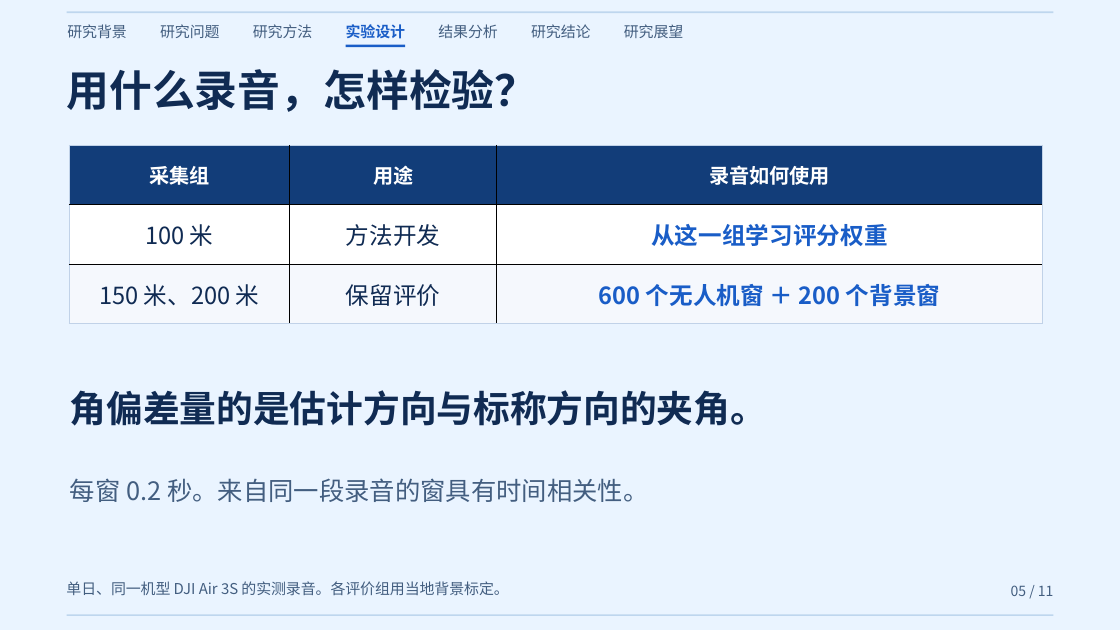
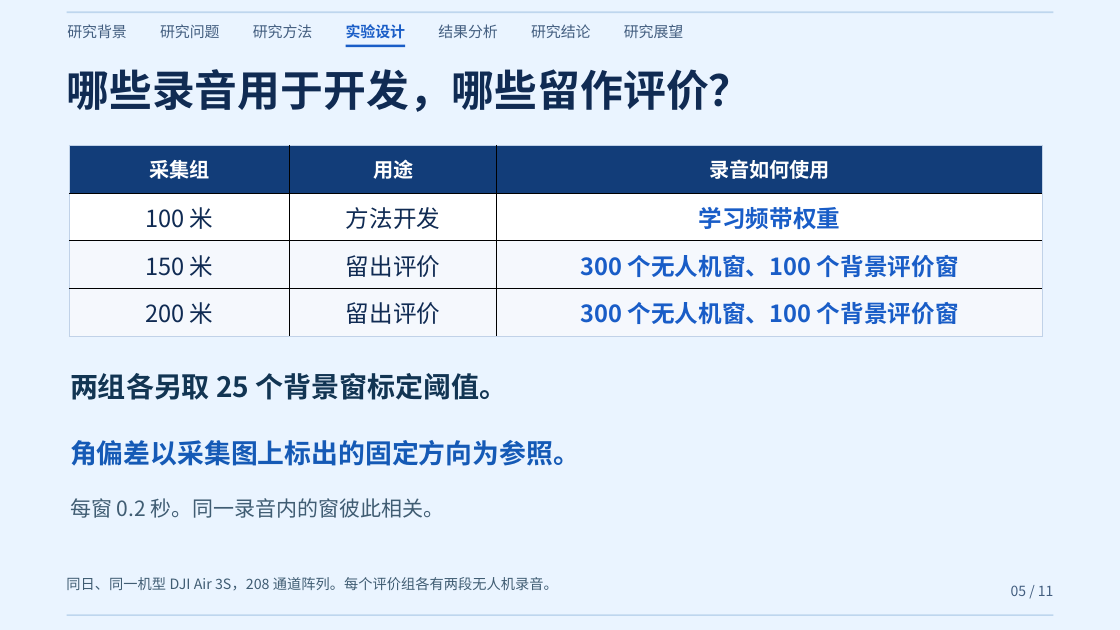
Before and after one commit to coffeeeeffoc/uav-acoustic-detection-localization, a slide deck: slide 5 of paper/公开演讲/01 精简版.pptx. Drawn at 1120x630 pixels with LibreOffice and Linux fonts; fonts in the diff are those of the drawing. Boxes give left, top, right and bottom in pixels: in the first picture for what was removed or moved away, otherwise in the second. Text is boxed around its words. In the diff, an @@ line names an element or a change of style, - is before the commit and + after.

Commit message:
完善公开演讲动画，新增突出方法贡献与基线对比的研究汇报版

```diff
--- a/paper/公开演讲/01 精简版.pptx
+++ b/paper/公开演讲/01 精简版.pptx
@@ text at (67,69,752,112): text changed @@
-用什么录音，怎样检验？
+哪些录音用于开发，哪些留作评价？
@@ table at (69,145,1042,337) @@
-row 2: 100 米 | 方法开发 | 从这一组学习评分权重
-row 3: 150 米、200 米 | 保留评价 | 600 个无人机窗 ＋ 200 个背景窗
+row 2: 100 米 | 方法开发 | 学习频带权重
+row 3: 150 米 | 留出评价 | 300 个无人机窗、100 个背景评价窗
+row 4: 200 米 | 留出评价 | 300 个无人机窗、100 个背景评价窗
@@ text added at (70,373,508,400), 24 pt, text #123553, bold @@
+两组各另取 25 个背景窗标定阈值。
@@ text at (70,440,580,466): text changed; size 31.5 to 23 pt; text colour #102B53 to #155AB6 @@
-角偏差量的是估计方向与标称方向的夹角。
+角偏差以采集图上标出的固定方向为参照。
@@ text at (70,498,445,518): text changed; size 21.8 to 18 pt; text colour #435E80 to #405D73 @@
-每窗 0.2 秒。来自同一段录音的窗具有时间相关性。
+每窗 0.2 秒。同一录音内的窗彼此相关。
@@ text at (66,577,558,590): text changed; size 12.8 to 12.2 pt; text colour #435E80 to #405D73 @@
-单日、同一机型 DJI Air 3S 的实测录音。各评价组用当地背景标定。
+同日、同一机型 DJI Air 3S，208 通道阵列。每个评价组各有两段无人机录音。
```
Also in this commit, not shown: 8 other slides changed, 6 other files.
